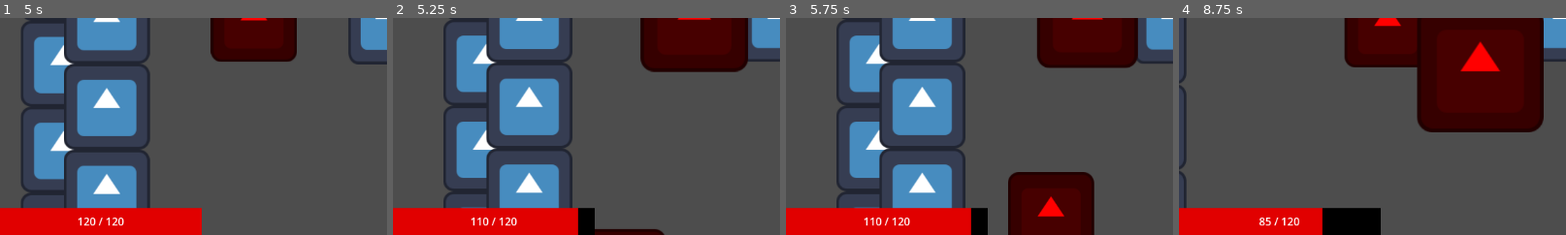
Above: before the commit, frames 1-4 (left to right).
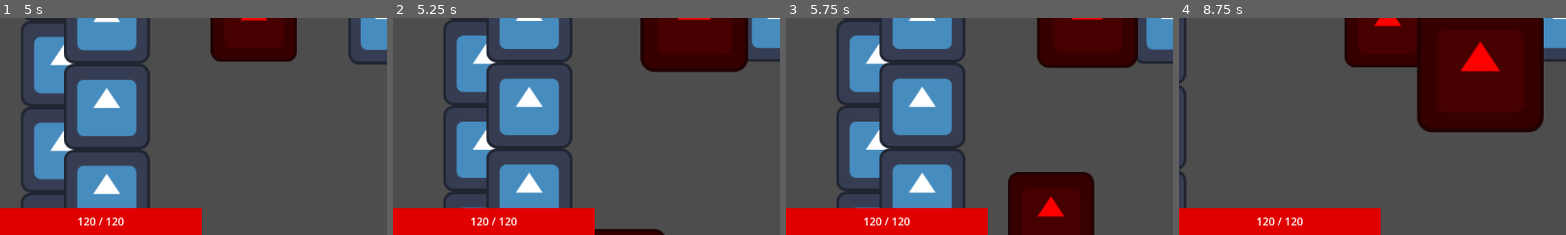
Above: after the commit, the same moments.

Repository: PietPadda/Godot_2D_ARPG
Game: Godot game, scene res://scenes/levels/main.tscn
Two runs of this game, one before a commit and one after it. Both use one fixed random seed, a clock stepped at 60 frames per second and the inputs below. The engine's default icon, where the game draws it, is replaced by a stand-in: a white triangle on a blue panel in a dark square.
Inputs (mouse positions are % of the whole screen's width and height, from its top left):
- Up to frame 1 (5 s): tap Enter at 0.5, 3.5 s; move the mouse to (72, 45) at 0.52 s; tap Space (attack) at 0.6, 1.35, 2.3, 2.75, 2.85, 3.6, 4.25, 4.55 s; move the mouse to (30, 55) at 1.27 s; move the mouse to (60, 28) at 2.02 s; press the mouse at (60, 28) at 2.03 s; move the mouse to (45, 70) at 2.77 s; release the mouse at (45, 70) at 2.78 s; move the mouse to (80, 65) at 3.52 s; move the mouse to (20, 35) at 4.27 s; click (20, 35) at 4.35 s
- Up to frame 2 (5.25 s): move the mouse to (55, 50) at 5.02 s; tap Space (attack) at 5.1 s
- Up to frame 3 (5.75 s): no input
- Up to frame 4 (8.75 s): move the mouse to (35, 25) at 5.77 s; tap Space (attack) at 5.85, 6.8, 7.35, 8.1 s; move the mouse to (72, 45) at 6.52 s; press the mouse at (72, 45) at 6.53 s; move the mouse to (30, 55) at 7.27 s; release the mouse at (30, 55) at 7.28 s; move the mouse to (60, 28) at 8.02 s
The pictures show only the part of the screen within x 0-50%, y 50-100%; the shares and areas given below are measured in that part.

Frame 1 is identical in both runs. In frame 2, 0.6% of the frame differs, in the area x 21-53%, y 87-100%; in frame 3, 0.6%; in frame 4, 2.2%, in the area x 20-53%, y 87-100%.

Commit message:
feat(items): implement equipment and stat calculation systems

Diff:
--- a/data/attacks/attack_data.gd
+++ b/data/attacks/attack_data.gd
@@ -6,6 +6,6 @@
 # Description
 ## A data container for an attack's properties.
 
-@export var damage: int = 10
+@export var damage: float = 10.0
 @export var range: float = 75.0 # all attacks have range, even melee!
 @export var animation_name: String = "Attack"
--- a/data/stats/player_melee_attack.tres
+++ b/data/attacks/player_melee_attack.tres
@@ -4,7 +4,7 @@
 
 [resource]
 script = ExtResource("1_fj2jl")
-damage = 25
+damage = 25.0
 range = 150.0
 animation_name = "Attack"
 metadata/_custom_type_script = "uid://dqoublaf4dqmb"
--- /dev/null
+++ b/data/equipment/equipment_data.gd
@@ -0,0 +1,12 @@
+# equipment_data.gd
+class_name EquipmentData
+extends Resource
+
+# Description
+## A data container for all equipment properties.
+
+# A dictionary to hold the currently equipped items, indexed by slot.
+var equipped_items: Dictionary = {
+	ItemData.EquipmentSlot.WEAPON: null,
+	ItemData.EquipmentSlot.ARMOR: null
+}
--- /dev/null
+++ b/data/equipment/player_equipment.tres
@@ -0,0 +1,7 @@
+[gd_resource type="Resource" script_class="EquipmentData" load_steps=2 format=3 uid="uid://cu2vgajgv44b5"]
+
+[ext_resource type="Script" uid="uid://dgh3foyejc60" path="res://data/equipment/equipment_data.gd" id="1_28end"]
+
+[resource]
+script = ExtResource("1_28end")
+metadata/_custom_type_script = "uid://dgh3foyejc60"
--- /dev/null
+++ b/data/items/crude_sword.tres
@@ -0,0 +1,12 @@
+[gd_resource type="Resource" script_class="ItemData" load_steps=2 format=3 uid="uid://bllc505jsueh7"]
+
+[ext_resource type="Script" uid="uid://dsidci2l4yr4r" path="res://data/items/item_data.gd" id="1_bwt3i"]
+
+[resource]
+script = ExtResource("1_bwt3i")
+item_name = "Crude Sword"
+equipment_slot = 1
+stat_modifiers = {
+"Damage": 15.0
+}
+metadata/_custom_type_script = "uid://dsidci2l4yr4r"
--- a/data/items/item_data.gd
+++ b/data/items/item_data.gd
@@ -6,5 +6,11 @@
 # Description
 ## A data container for all item properties.
 
+# Defines the possible slots an item can be equipped in.
+enum EquipmentSlot { NONE, WEAPON, ARMOR }
+
 @export var item_name: String = "New Item"
 @export var texture: Texture2D
+@export var equipment_slot: EquipmentSlot = EquipmentSlot.NONE
+# This dictionary will hold stat bonuses, e.g., {"damage": 10, "strength": 5}
+@export var stat_modifiers: Dictionary = {}
--- a/scenes/player/player.tscn
+++ b/scenes/player/player.tscn
@@ -13,13 +13,15 @@
 [ext_resource type="Script" uid="uid://dxe6f52ev5gap" path="res://scripts/player/states/player_dead_state.gd" id="8_ugbui"]
 [ext_resource type="Script" uid="uid://b4yijrma5vfhf" path="res://scripts/player/states/player_cast_state.gd" id="9_lgqa7"]
 [ext_resource type="Script" uid="uid://bci6iykvj8w5a" path="res://scripts/components/attack_component.gd" id="10_je7p5"]
-[ext_resource type="Resource" uid="uid://t8iutpr512nx" path="res://data/stats/player_melee_attack.tres" id="11_fm80t"]
+[ext_resource type="Resource" uid="uid://t8iutpr512nx" path="res://data/attacks/player_melee_attack.tres" id="11_fm80t"]
 [ext_resource type="Script" uid="uid://cnaea40kdh1f3" path="res://scripts/components/animation_component.gd" id="13_gx1jg"]
 [ext_resource type="Script" uid="uid://b0gmo25sa2eae" path="res://scripts/components/inventory_component.gd" id="15_myrg7"]
 [ext_resource type="Resource" uid="uid://pfmek7nj2qbc" path="res://data/inventory/player_inventory.tres" id="16_kvlxm"]
 [ext_resource type="Script" uid="uid://b3kxcsphggh56" path="res://scripts/components/player_targeting_component.gd" id="17_kvlxm"]
 [ext_resource type="Script" uid="uid://cfvlrb6dmesqd" path="res://scripts/components/skill_caster_component.gd" id="18_uf5tr"]
 [ext_resource type="Resource" uid="uid://buvyst3ml008j" path="res://data/skills/fireball_skill.tres" id="20_8ydkj"]
+[ext_resource type="Script" uid="uid://begj65nx7hvi1" path="res://scripts/components/equipment_component.gd" id="21_3j4b4"]
+[ext_resource type="Resource" uid="uid://cu2vgajgv44b5" path="res://data/equipment/player_equipment.tres" id="22_yj68g"]
 
 [sub_resource type="Animation" id="Animation_fcs02"]
 resource_name = "Attack"
@@ -185,4 +187,8 @@
 script = ExtResource("18_uf5tr")
 secondary_attack_skill = ExtResource("20_8ydkj")
 
+[node name="EquipmentComponent" type="Node" parent="."]
+script = ExtResource("21_3j4b4")
+equipment_data = ExtResource("22_yj68g")
+
 [node name="Camera2D" type="Camera2D" parent="."]
--- a/scripts/components/attack_component.gd
+++ b/scripts/components/attack_component.gd
@@ -49,12 +49,15 @@
 	var anim_duration = anim.length
 	duration_timer.start(anim_duration)
 
-	print("Attacking %s for %d damage!" % [target.name, attack_data.damage])
+	# Get the character's total damage from the StatCalculator.
+	var total_damage = get_owner().get_node("StatsComponent").get_total_stat("Damage")
+
+	print("Attacking %s for %d damage!" % [target.name, total_damage])
 
 	 # Find the target's StatsComponent and deal damage.
 	var target_stats: StatsComponent = target.get_node("StatsComponent")
 	if target_stats:
-		target_stats.take_damage(attack_data.damage)
+		target_stats.take_damage(total_damage) # apply total dmg
 
 func on_timer_timeout() -> void:
 	# When the timer finishes, we emit the signal.
--- /dev/null
+++ b/scripts/components/equipment_component.gd
@@ -0,0 +1,12 @@
+# equipment_component.gd
+class_name EquipmentComponent
+extends Node
+
+# expose for resource field
+@export var equipment_data: EquipmentData
+
+# Equips an item into its designated slot.
+func equip_item(item: ItemData) -> void:
+	if item.equipment_slot != ItemData.EquipmentSlot.NONE: # if it's equippable
+		equipment_data.equipped_items[item.equipment_slot] = item # equip in slot
+		print("Equipped: ", item.item_name) # debug print
--- a/scripts/components/stats_component.gd
+++ b/scripts/components/stats_component.gd
@@ -13,6 +13,9 @@
 
 # Link to the resource file that holds the base stats.
 @export var stats_data: CharacterStats
+
+# get sibling components
+@onready var equipment_component: EquipmentComponent = get_parent().get_node_or_null("EquipmentComponent")
 
 # The entity's current, in-game stats.
 var current_health: int # entity hp tracker
@@ -96,3 +99,19 @@
 func refresh_stats() -> void:
 	emit_signal("health_changed", current_health, stats_data.max_health)
 	emit_signal("mana_changed", current_mana, stats_data.max_mana)
+
+## Calculates a final stat value by combining base stats with equipment modifiers.
+func get_total_stat(stat_name: String) -> float:
+	var total_value: float = 0.0 # init 0
+
+	# Start with the base value from the CharacterStats resource, if it exists.
+	if stat_name in stats_data:
+		total_value = stats_data.get(stat_name)
+
+	# Add modifiers from equipped items.
+	if equipment_component: # if something equipped
+		for item in equipment_component.equipment_data.equipped_items.values(): # loop each
+			if item and item.stat_modifiers.has(stat_name): # if has same stat
+				total_value += item.stat_modifiers[stat_name] # add to our total value
+
+	return total_value # calculaed value
--- a/scripts/player/player.gd
+++ b/scripts/player/player.gd
@@ -31,6 +31,9 @@
 	stats_component.died.connect(_on_death) # player died
 	EventBus.enemy_died.connect(_on_enemy_died) # enemy died
 
+	# TEMPORARY: Equip a sword at the start of the game for testing.
+	get_node("EquipmentComponent").equip_item(load("res://data/items/crude_sword.tres"))
+
 # This function is called when the StatsComponent emits the "died" signal.
 ## Player death function for Player
 func _on_death() -> void:
Not shown, added: data/equipment/equipment_data.gd.uid
Not shown: 1 places in scenes/player/player.tscn that only renumber resources
Not shown, added: scripts/components/equipment_component.gd.uid
